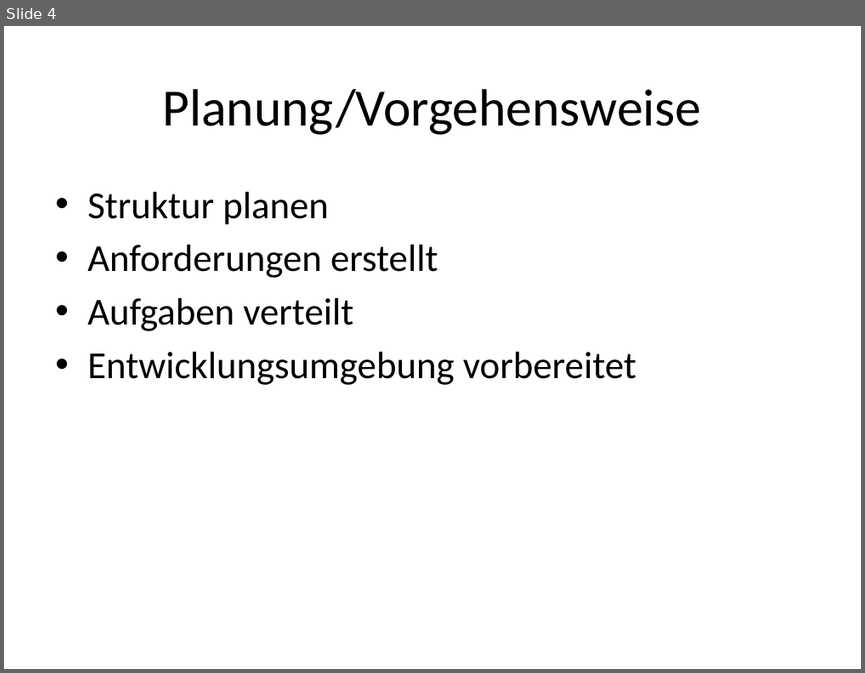
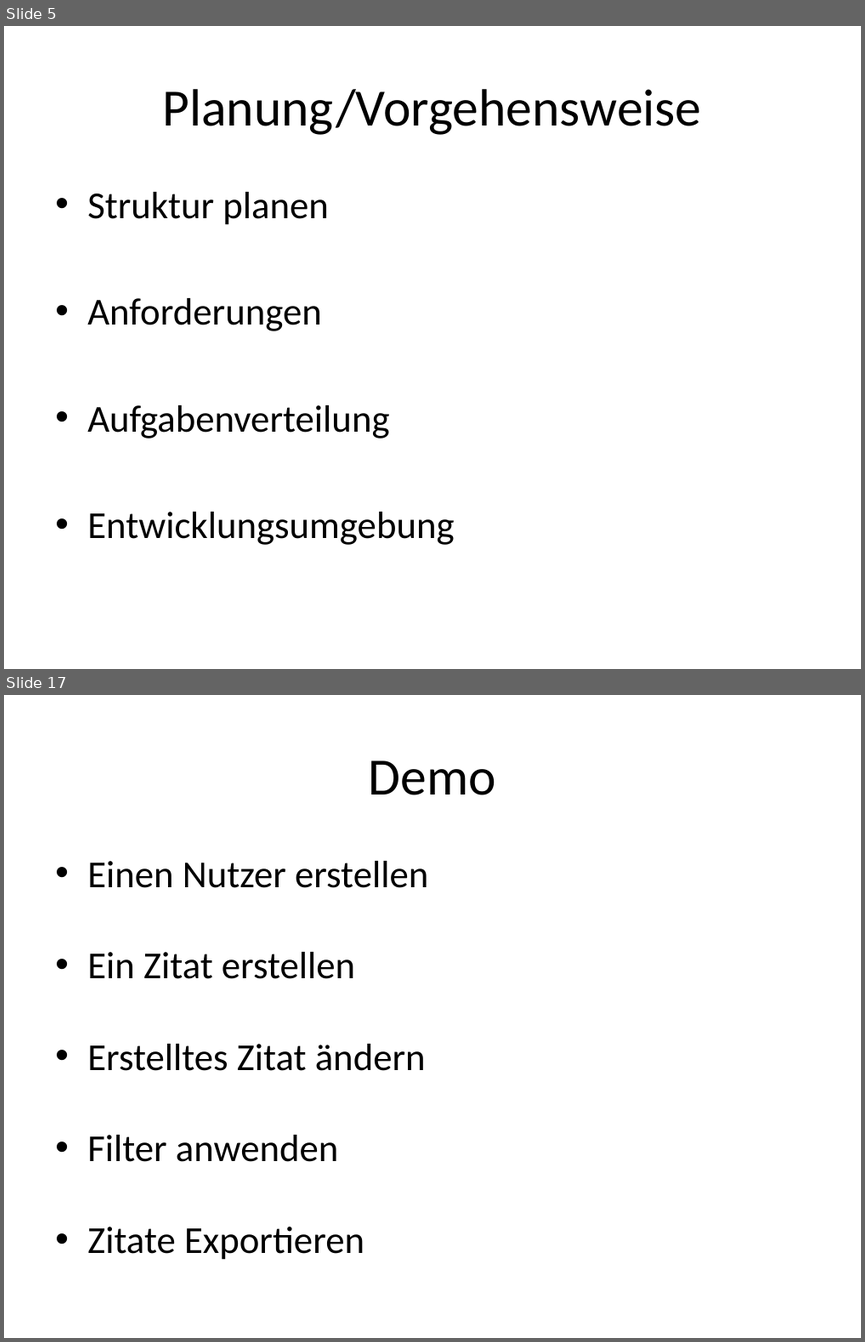
Before and after one commit to SanctumDesert/ZitateSammler, a slide deck: Zitatesammlung.pptx. Shown one above the other, each under a label of ours: slide 4 before the commit, slides 5 and 17 after it; the slides between them are not shown. The pictures are 865x673 and 865x1342 pixels, drawn with LibreOffice and Linux fonts; fonts in the diff are those of the drawing. Boxes give left, top, right and bottom in pixels: in the first picture for what was removed or moved away, otherwise in the second. Text is boxed around its words. In the diff, an @@ line names an element or a change of style, - is before the commit and + after.

```diff
--- a/Zitatesammlung.pptx
+++ b/Zitatesammlung.pptx
@@ slide 17 added at (4, 695, 861, 1338), background #FFFFFF @@
@@ title added at (369, 760, 496, 795), 44 pt, text #000000 @@
+Demo
@@ text added at (87, 861, 428, 1259), 32 pt, text #000000 @@
+• Einen Nutzer erstellen
+• Ein Zitat erstellen
+• Erstelltes Zitat ändern
+• Filter anwenden
+• Zitate Exportieren
@@ what was slide 4 is now slide 5 @@
@@ slide 5 changed as well @@
@@ text at (87, 298, 454, 544): text changed @@
-• Anforderungen erstellt
-• Aufgaben verteilt
-• Entwicklungsumgebung vorbereitet
+• Anforderungen
+• Aufgabenverteilung
+• Entwicklungsumgebung
```
Also in this commit, not shown: 12 other slides added.
